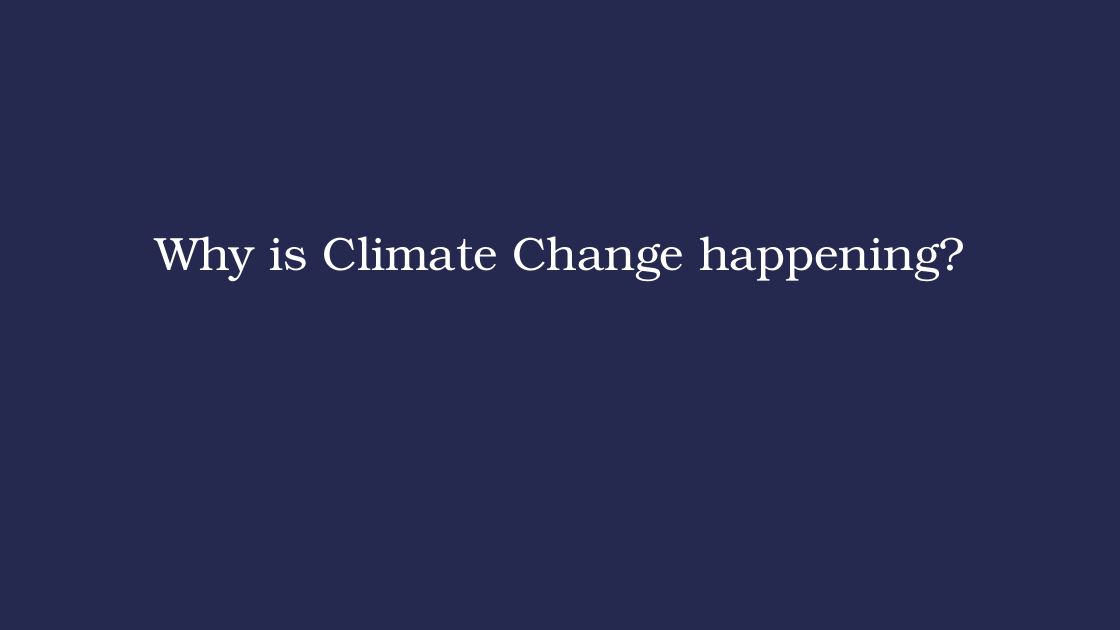
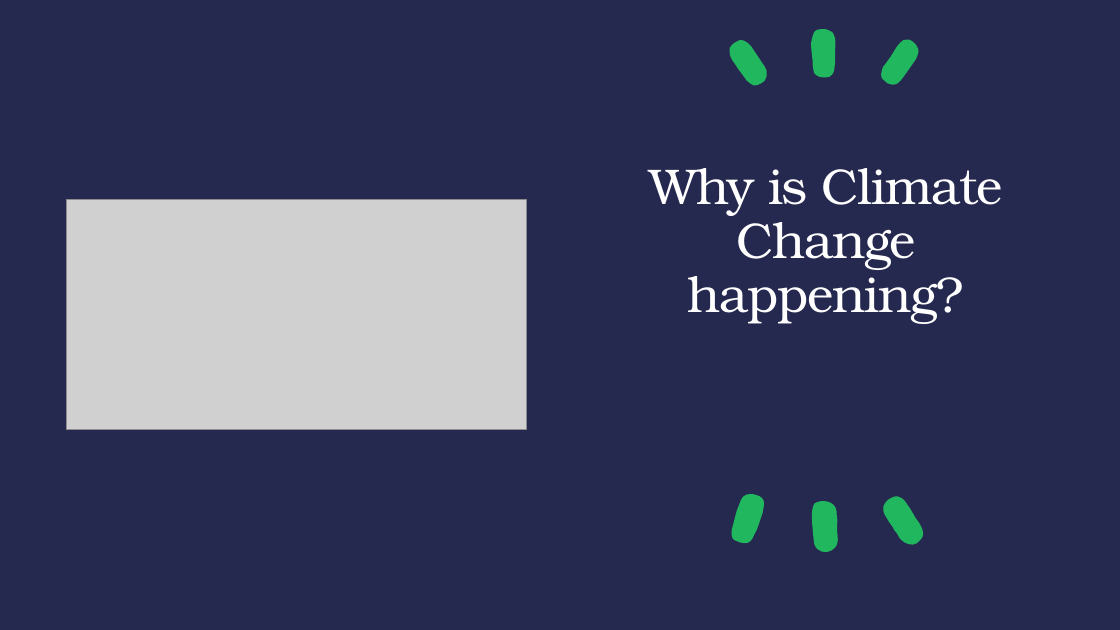
Before and after one commit to nokeeffe2013/Engage-Science-Compsci, a slide deck: slide 3 of Engage_Lesson4/lesson4_climate_slides.pptx (slide 2 before the commit). Drawn at 1120x630 pixels with LibreOffice and Linux fonts; fonts in the diff are those of the drawing; grey boxes stand for pictures. Boxes give left, top, right and bottom in pixels: in the first picture for what was removed or moved away, otherwise in the second. Text is boxed around its words. In the diff, an @@ line names an element or a change of style, - is before the commit and + after.

```diff
--- a/Engage_Lesson4/lesson4_climate_slides.pptx
+++ b/Engage_Lesson4/lesson4_climate_slides.pptx
@@ rectangle removed at (0,0,1120,630) @@
@@ rectangle added at (0,0,1120,630), fill #26294F @@
@@ freeform shape added at (812,29,836,77), fill #21B75E @@
@@ freeform shape added at (722,36,775,88), fill #21B75E @@
@@ freeform shape added at (874,36,926,87), fill #21B75E @@
@@ title "Why is Climate Change happening?": place and size @@
-title "Why is Climate Change happening?" at (155,236,965,280)
+title "Why is Climate Change happening?" at (650,168,1003,324)
@@ title "Why is Climate Change happening?" at (650,168,1003,324): size 40 to 43 pt, letter spacing 0 to -1 pt; line spacing 1 to 0.9; vertical alignment top to bottom @@
@@ picture added at (66,199,527,429) @@
@@ freeform shape added at (730,492,766,546), fill #21B75E @@
@@ freeform shape added at (802,496,850,562), fill #21B75E @@
@@ freeform shape added at (878,495,930,548), fill #21B75E @@
```
Also in this commit, not shown: 6 other slides changed, 2 slides added, 1 slide removed, 3 other files.
